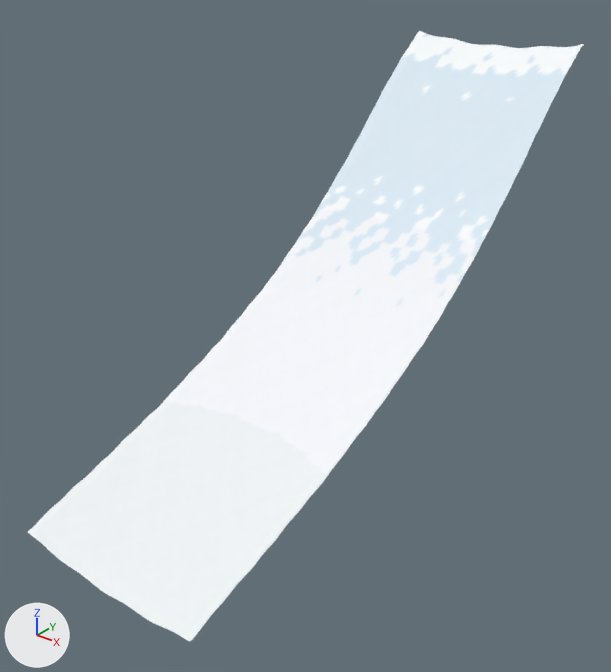
Renders of the glTF model public/assets/whistler-peak.glb from each side of a commit.
Before and after are seen from a 50 mm lens placed at (909.0, -1215.0, 2482.0), pointed at (-4.0, -74.0, 1774.0). Every picture has the same lights, and +X, +Y and +Z are marked at lower left. The older version comes first.

Names of what the first picture shows: 'whistler_terrain_mesh'.
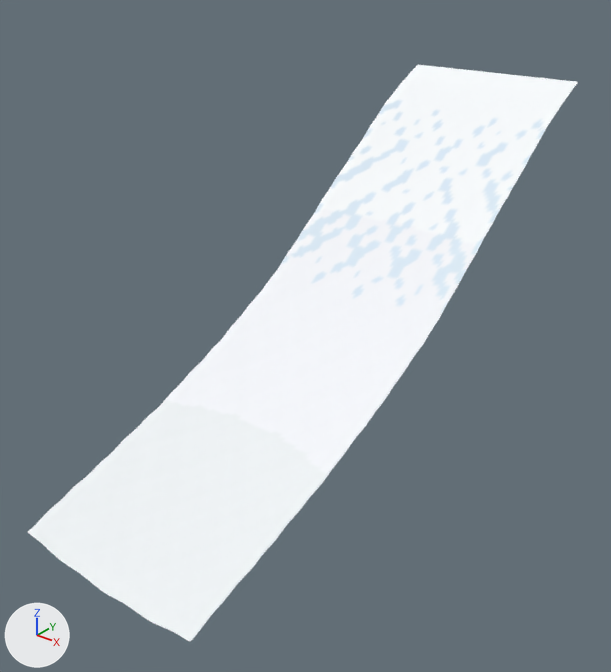
Where the change shows, as pixel boxes [x1, y1, x2, y2] in the pictures (611 x 672 px; the box of a moved part takes in the faces that stretch with it):
'whistler_terrain_mesh', reshaped: before [28, 31, 583, 642]; after [28, 65, 578, 642]
part 1 of me_mesh_0, moved or reshaped: before [278, 31, 583, 317]; after [278, 65, 578, 317]
part 2 of me_mesh_0, recoloured: before [296, 34, 577, 304]; after [296, 65, 573, 303]
part 3 of me_mesh_0, recoloured: before [280, 33, 578, 314]; after [280, 65, 573, 314]

The change in detail:
me_mesh_0 is used by ob_whistler_terrain_mesh; location (0.0, 0.0, 0.0).
me_mesh_0 had 12545 vertices, 24576 faces and spanned x -200.0..200.0, y -600.0..600.0, z 1518.0..2259.0.
me_mesh_0 now has 12545 vertices, 24576 faces and spans x -200.0..200.0, y -600.0..600.0, z 1518.0..2182.0.
me_mesh_0 part 1: 5330 of 12545 vertices moved; they spanned x -200.0..200.0, y 81.0..600.0, z 1805.0..2259.0 and now span x -200.0..200.0, y 81.0..600.0, z 1806.0..2182.0; mean shift (0.0, 0.0, -21.0); largest move (-200.0, 600.0, 2259.0) -> (-200.0, 600.0, 2182.0).
me_mesh_0 part 2: 5920 faces centred in x -198.0..198.0, y 90.0..598.0, z 1812.0..2251.0 are repainted in the vertex colours; the middle colour goes from pale blue #e1eff9 to white #fafdff.
me_mesh_0 part 3: 857 faces centred in x -198.0..198.0, y 77.0..598.0, z 1802.0..2253.0 are repainted in the vertex colours; the middle colour goes from white #f7f9fd to pale blue #e1eff9.
